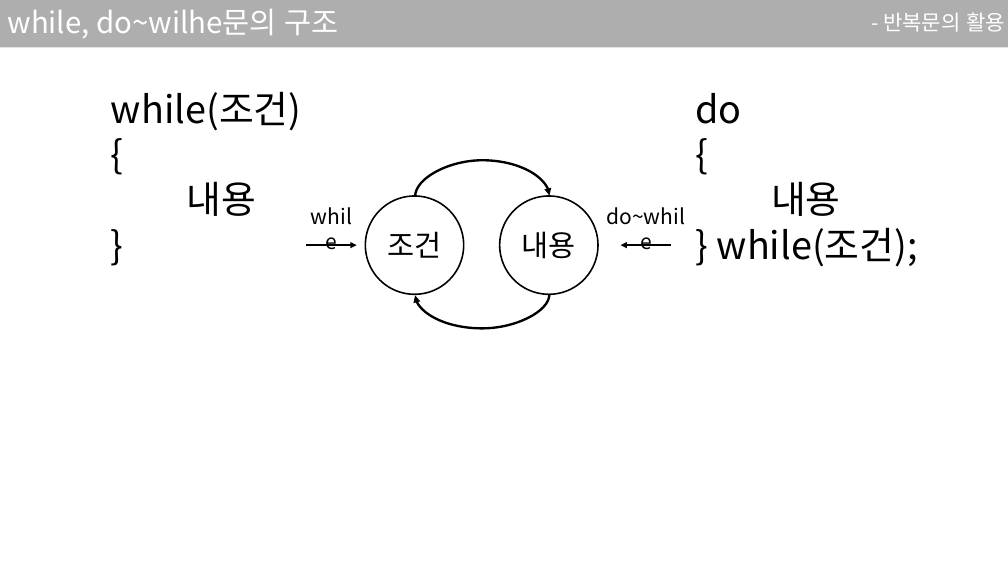
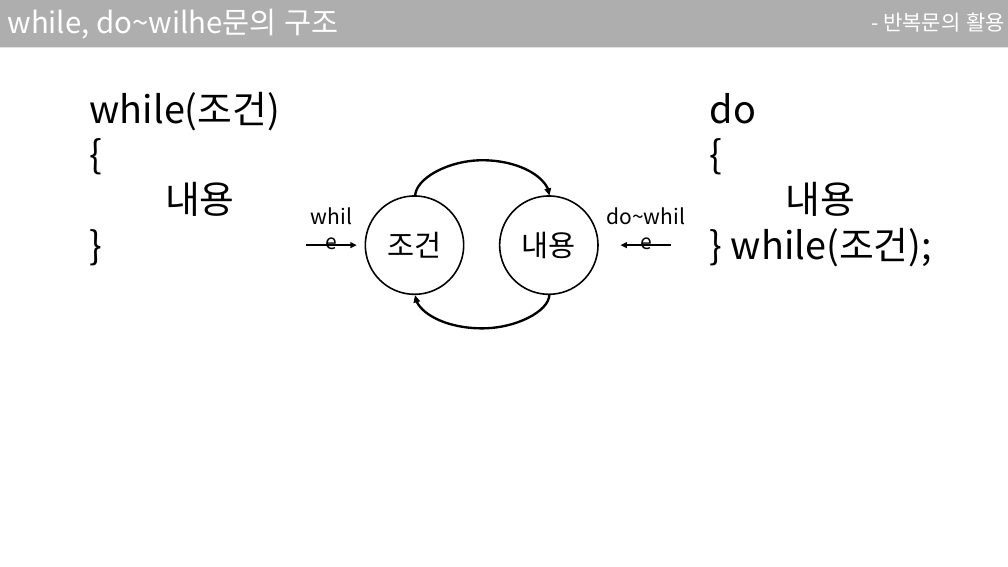
Before and after one commit to sjsjsj1246/EC_C_Language_Study, a slide deck: slide 4 of ppt/3강.pptx (slide 5 before the commit). Drawn at 1008x567 pixels with LibreOffice and Linux fonts; fonts in the diff are those of the drawing. Boxes give left, top, right and bottom in pixels: in the first picture for what was removed or moved away, otherwise in the second. Text is boxed around its words. In the diff, an @@ line names an element or a change of style, - is before the commit and + after.

```diff
--- a/ppt/3강.pptx
+++ b/ppt/3강.pptx
@@ text "while(조건)": place and size @@
-text "while(조건)" at [111,91,301,216]
+text "while(조건)" at [90,91,280,216]
@@ text "do": place and size @@
-text "do" at [695,93,918,267]
+text "do" at [710,93,932,267]
```
Also in this commit, not shown: 8 other slides changed, 16 slides added, 2 slides removed, 2 other files.
